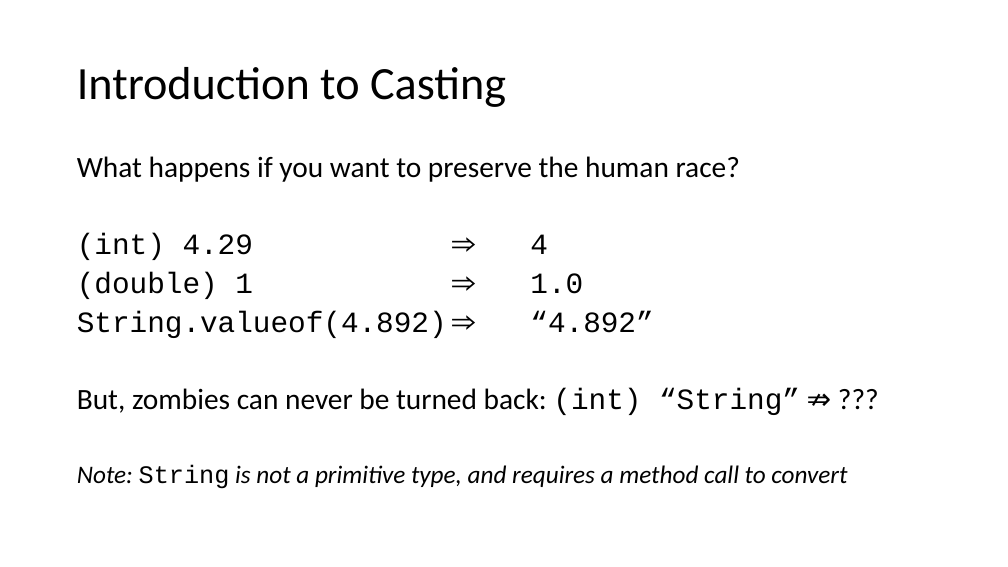
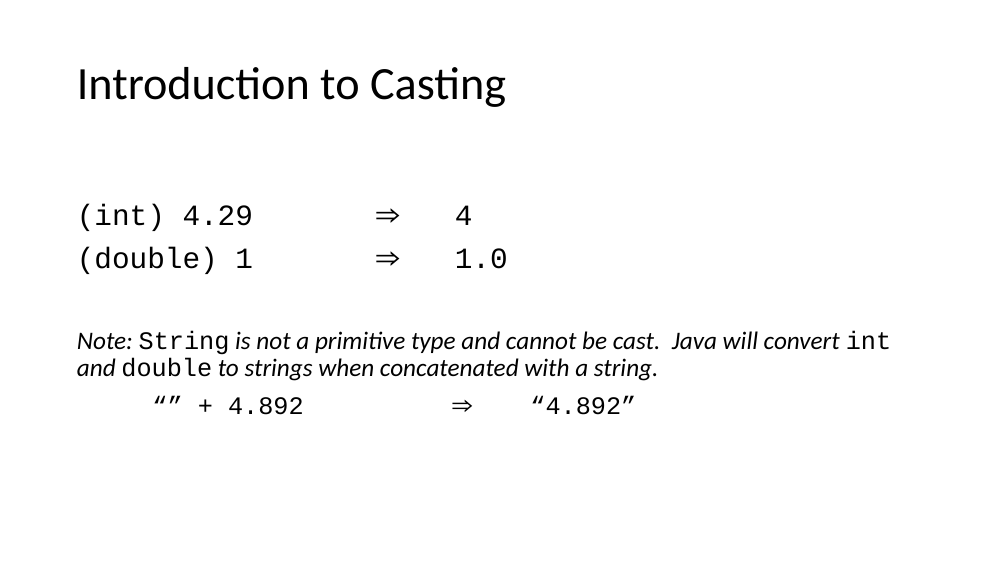
Before and after one commit to TEALSK12/apcsa-public, a slide deck: slide 45 of curriculum/Unit2/Unit2.pptx. Drawn at 1008x567 pixels with LibreOffice and Linux fonts; fonts in the diff are those of the drawing. Boxes give left, top, right and bottom in pixels: in the first picture for what was removed or moved away, otherwise in the second. Text is boxed around its words. In the diff, an @@ line names an element or a change of style, - is before the commit and + after.

```diff
--- a/curriculum/Unit2/Unit2.pptx
+++ b/curriculum/Unit2/Unit2.pptx
@@ text at [77,156,740,182]: paragraph removed @@
-What happens if you want to preserve the human race?
@@ text at [77,204,508,274]: line spacing 0.8 to 0.9 @@
@@ text at [77,330,891,415]: text changed; size 28 to 24 pt; italic on @@
-String.valueof(4.892) ⇒ “4.892”
-But, zombies can never be turned back: (int) “String” ⇏ ???
-Note: String is not a primitive type, and requires a method call to convert
+Note: String is not a primitive type and cannot be cast. Java will convert int and double to strings when concatenated with a string.
+“” + 4.892 ⇒ “4.892”
```
